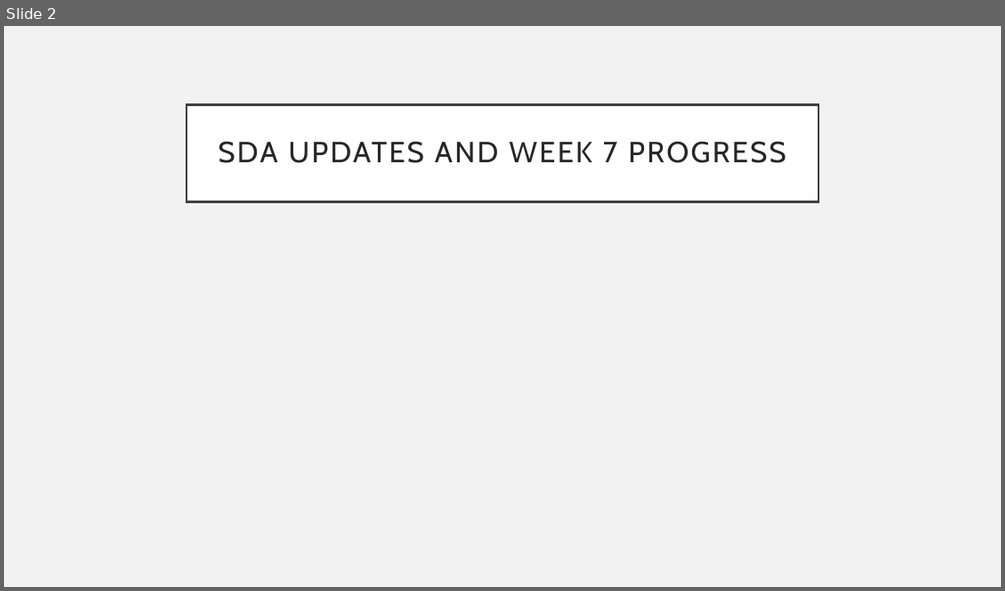
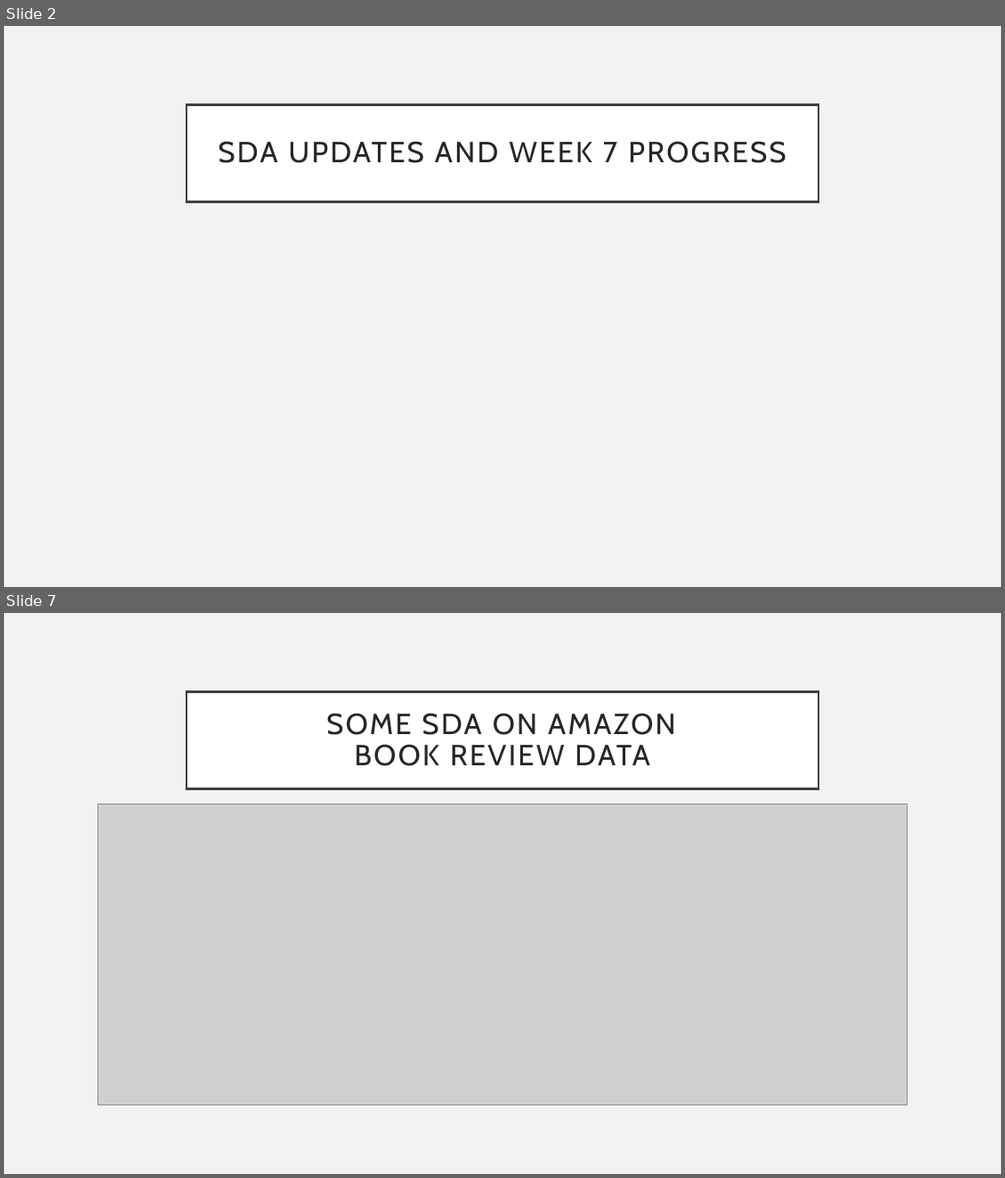
Before and after one commit to TKarlovitzDrexel/DSCI591_ACRSent, a slide deck: Week7Progress.pptx. Shown one above the other, each under a label of ours: slide 2 before the commit, slides 2 and 7 after it; the slides between them are not shown. The pictures are 1005x591 and 1005x1178 pixels, drawn with LibreOffice and Linux fonts; fonts in the diff are those of the drawing; grey boxes stand for pictures. Boxes give left, top, right and bottom in pixels: in the first picture for what was removed or moved away, otherwise in the second. Text is boxed around its words. In the diff, an @@ line names an element or a change of style, - is before the commit and + after.

Commit message:
Tessa updates. need to finish slide for kaggle data

```diff
--- a/Week7Progress.pptx
+++ b/Week7Progress.pptx
@@ slide 7 added at (4,613,1001,1174), background #F2F2F2 @@
@@ title added at (186,691,818,788), fill #FFFFFF, outline #404040 2.5 pt, 28 pt, text #262626 @@
+SOME SDA ON AMAZON
+BOOK REVIEW DATA
@@ picture added at (98,804,906,1105) @@
```
Also in this commit, not shown: 7 other slides added.
